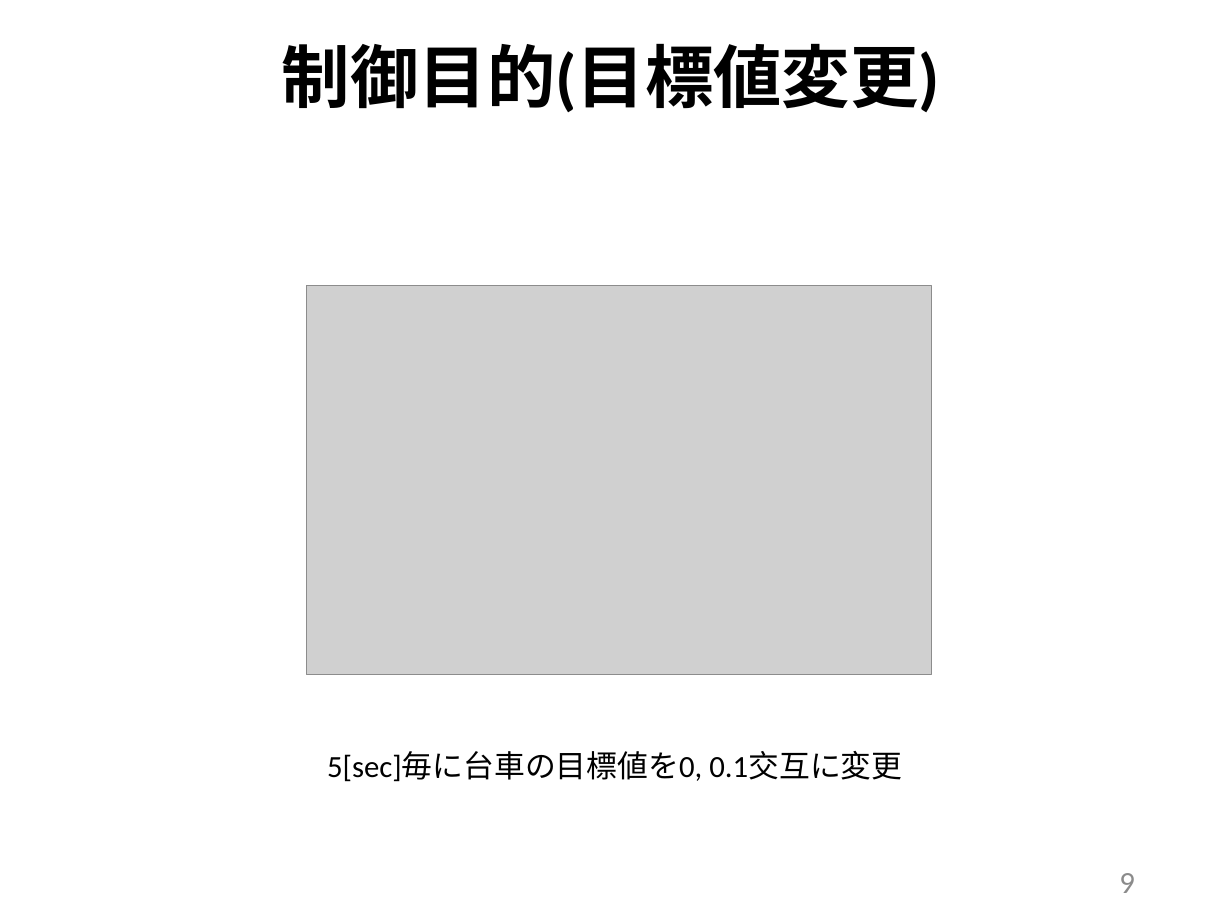
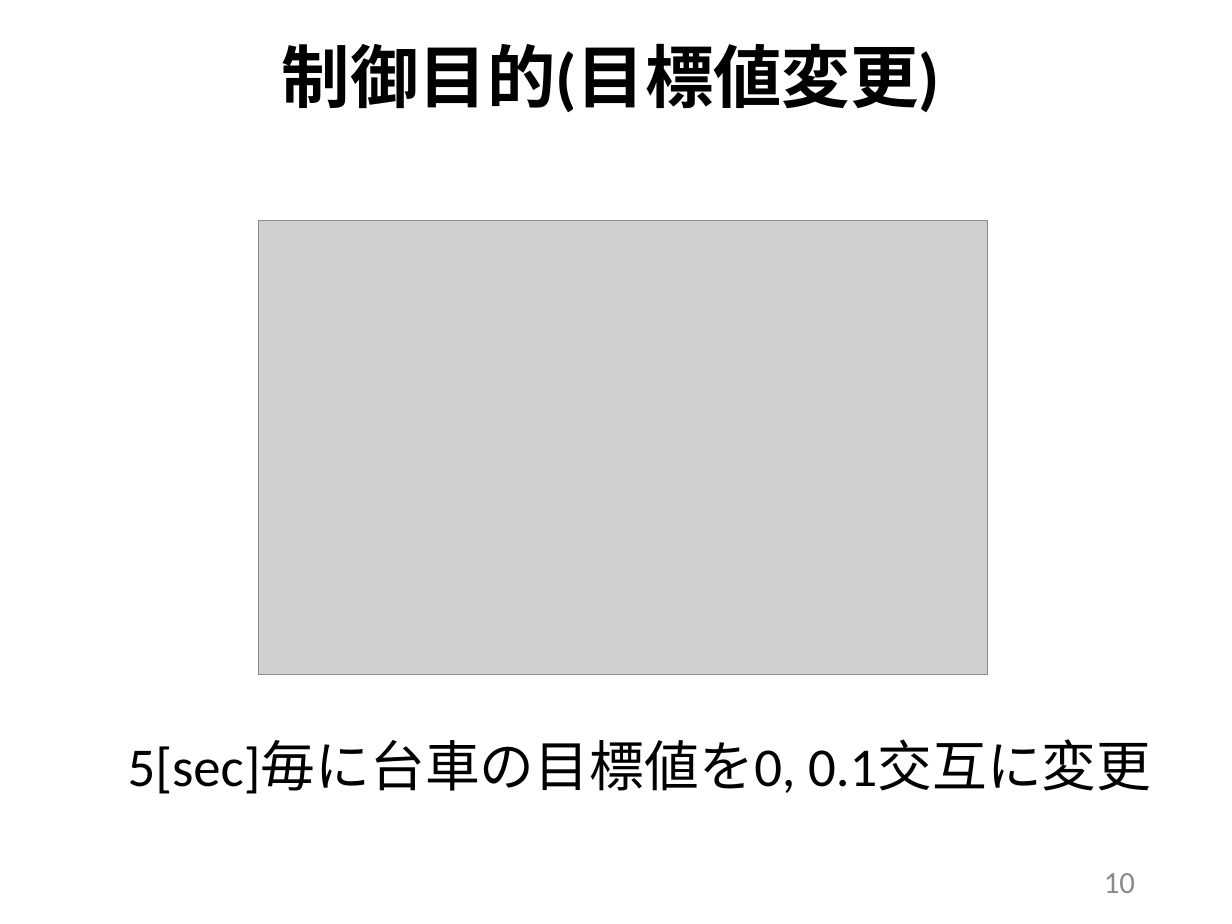
Before and after one commit to arabian9ts/Pendulum, a slide deck: slide 10 of presentation/pendulum_theory.pptx (slide 9 before the commit). Drawn at 1232x924 pixels with LibreOffice and Linux fonts; fonts in the diff are those of the drawing; grey boxes stand for pictures. Boxes give left, top, right and bottom in pixels: in the first picture for what was removed or moved away, otherwise in the second. Text is boxed around its words. In the diff, an @@ line names an element or a change of style, - is before the commit and + after.

```diff
--- a/presentation/pendulum_theory.pptx
+++ b/presentation/pendulum_theory.pptx
@@ picture: place and size @@
-picture at box(307, 286, 931, 675)
+picture at box(259, 221, 988, 674)
@@ text "5[sec]毎に台車の目標値を0, 0.1交互に変更": place and size @@
-text "5[sec]毎に台車の目標値を0, 0.1交互に変更" at box(327, 751, 902, 782)
+text "5[sec]毎に台車の目標値を0, 0.1交互に変更" at box(128, 741, 1151, 794)
@@ text "5[sec]毎に台車の目標値を0, 0.1交互に変更" at box(128, 741, 1151, 794): size 18 to 32 pt @@
@@ page number at box(1104, 873, 1135, 893): text changed @@
-9
+10
```
Also in this commit, not shown: 16 other slides changed, 2 slides added, 1 slide removed.
